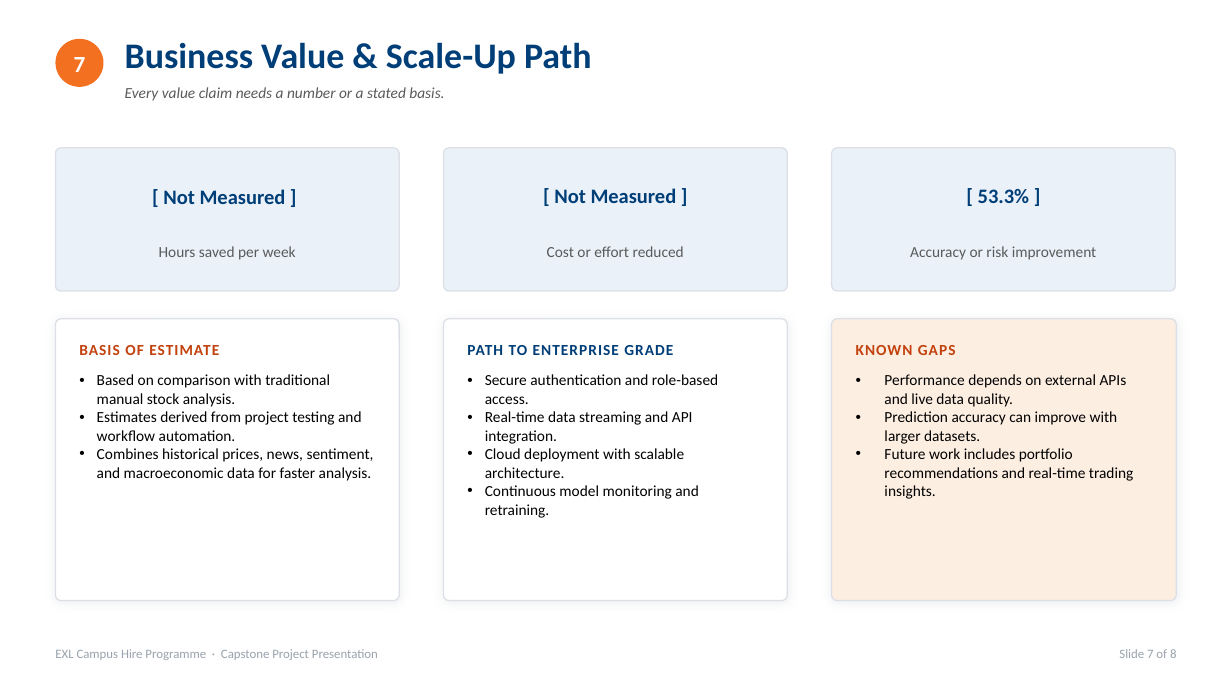
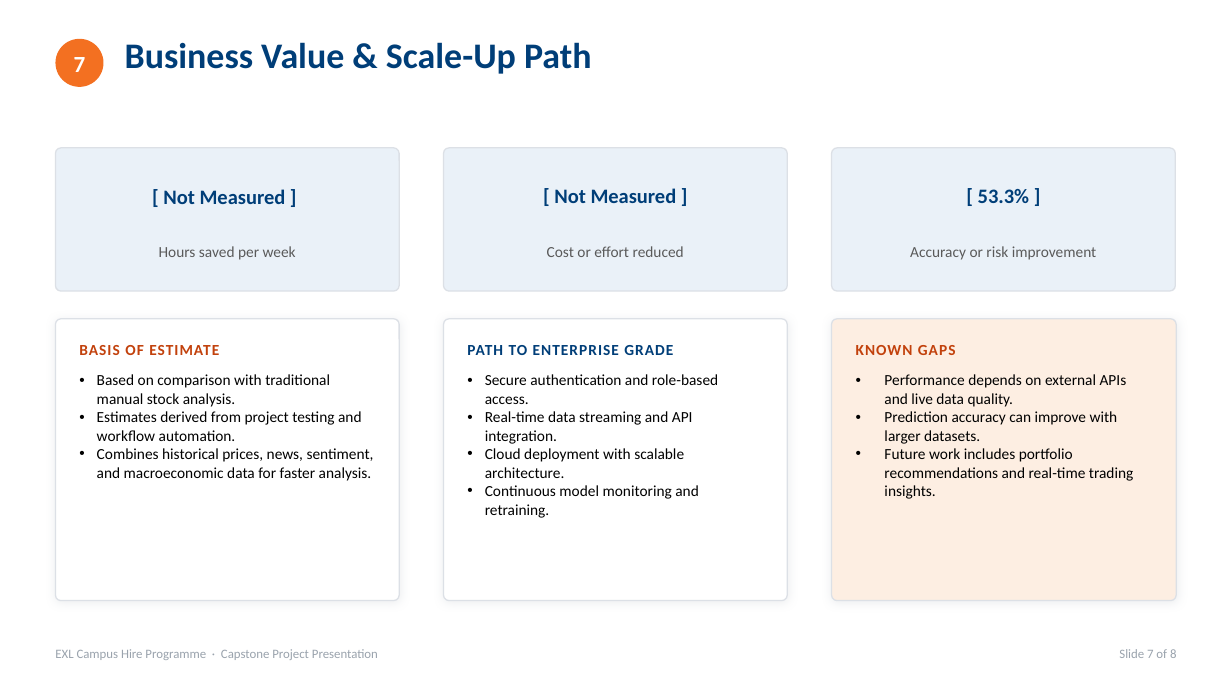
Before and after one commit to Sandeep9687/IPL-Model, a slide deck: slide 7 of hunters_stockSenseAI.pptx. Drawn at 1232x693 pixels with LibreOffice and Linux fonts; fonts in the diff are those of the drawing. Boxes give left, top, right and bottom in pixels: in the first picture for what was removed or moved away, otherwise in the second. Text is boxed around its words. In the diff, an @@ line names an element or a change of style, - is before the commit and + after.

```diff
--- a/hunters_stockSenseAI.pptx
+++ b/hunters_stockSenseAI.pptx
@@ text removed at [125, 87, 444, 101] @@
-Every value claim needs a number or a stated basis.
```
Also in this commit, not shown: 4 other slides changed.
